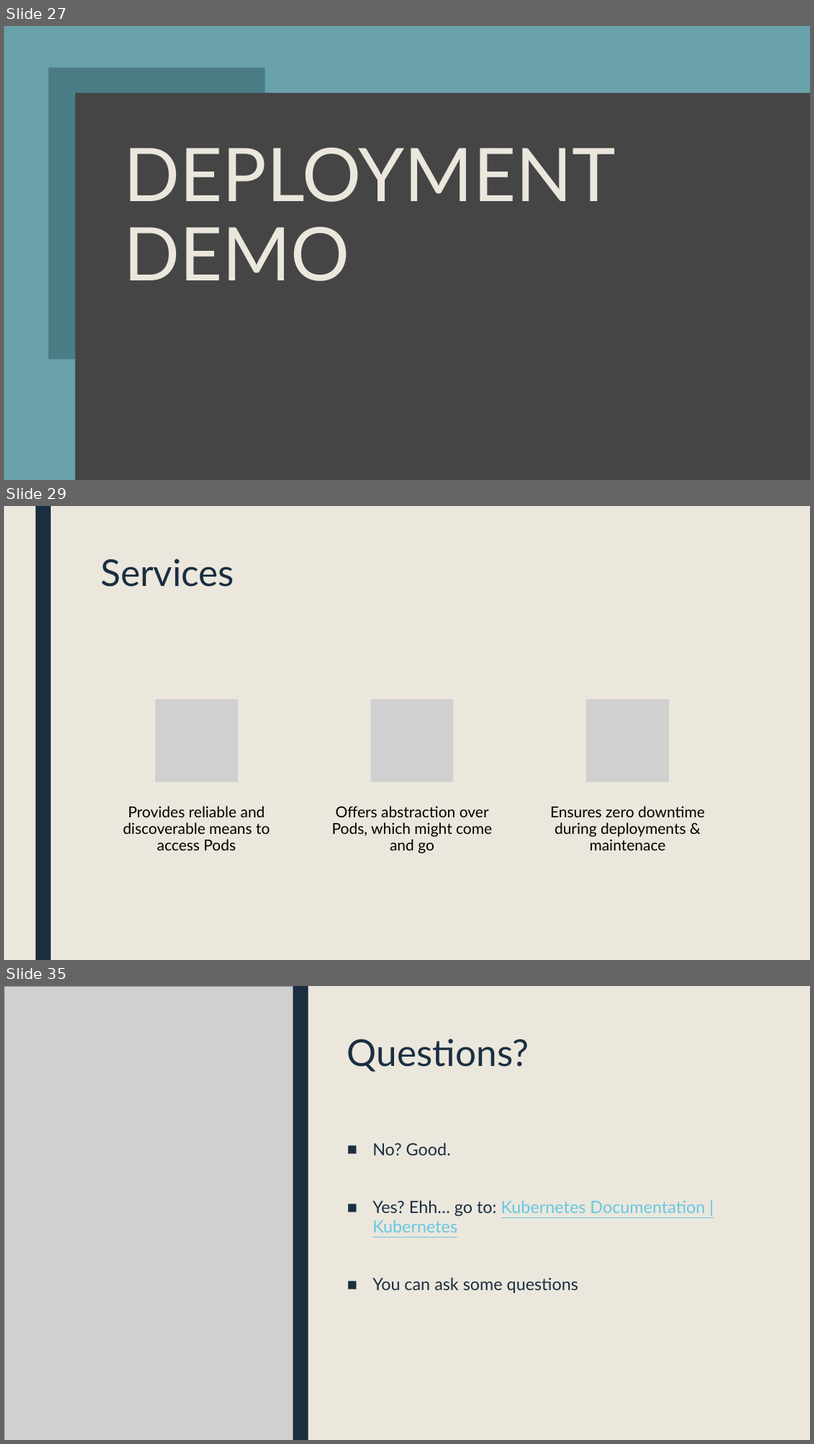
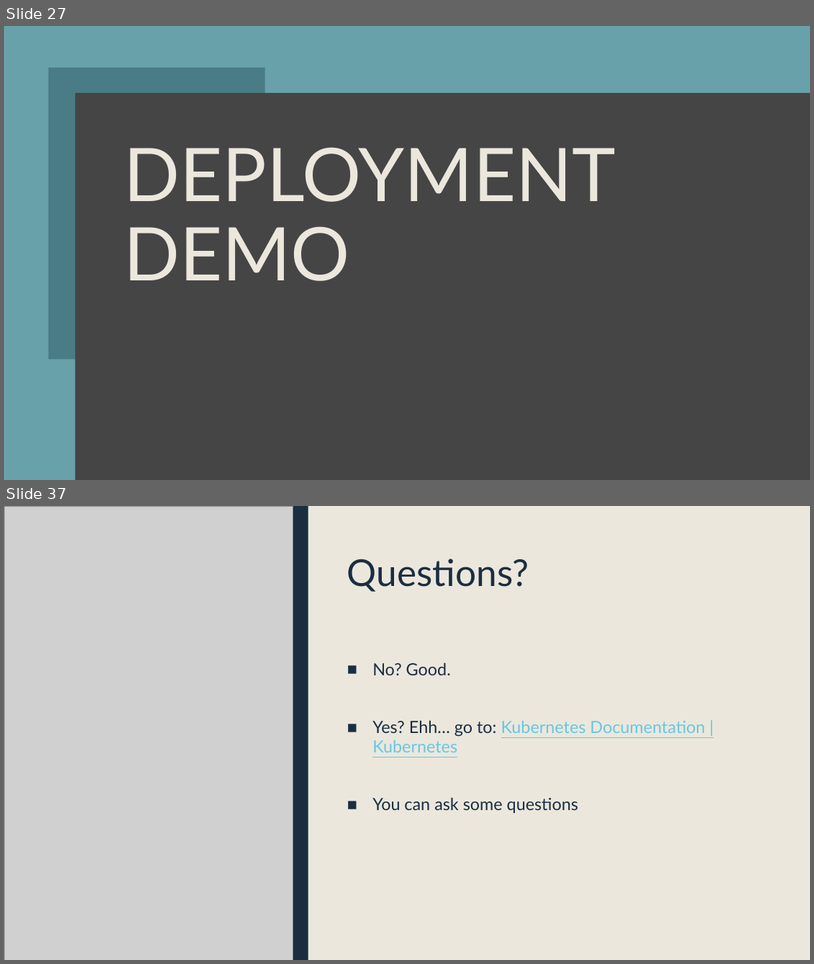
Before and after one commit to sebivenlo/ESD-2023-Kubernetes, a slide deck: presentation/Kubernetes.pptx. Shown one above the other, each under a label of ours: slides 27, 29 and 35 before the commit, slides 27 and 37 after it; the slides between them are not shown. The pictures are 814x1444 and 814x964 pixels, drawn with LibreOffice and Linux fonts; fonts in the diff are those of the drawing; grey boxes stand for pictures. Boxes give left, top, right and bottom in pixels: in the first picture for what was removed or moved away, otherwise in the second. Text is boxed around its words. In the diff, an @@ line names an element or a change of style, - is before the commit and + after.

Commit message:
Changes in slides about services
I Improved the slides regarding the Services in kubernetes.

```diff
--- a/presentation/Kubernetes.pptx
+++ b/presentation/Kubernetes.pptx
@@ slide 29 removed at [4,506,810,960], background #EBE7DD; not listed: 1 template element that a slide beside it also shows @@
@@ title removed at [100,559,234,587] @@
-Services
@@ group removed at [123,699,705,853]: 3 pictures, 3 texts @@
-Provides reliable and discoverable means to access Pods
-Offers abstraction over Pods, which might come and go
-Ensures zero downtime during deployments & maintenace
@@ what was slide 35 is now slide 37 @@
```
Also in this commit, not shown: 3 slides changed, 5 slides added, 2 other slides removed.
